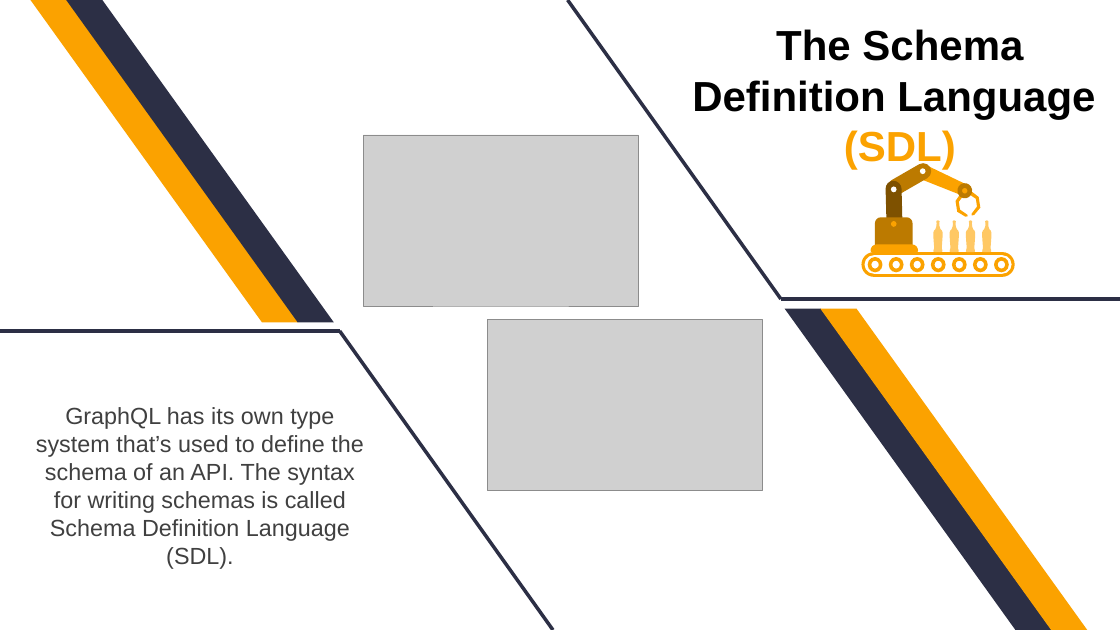
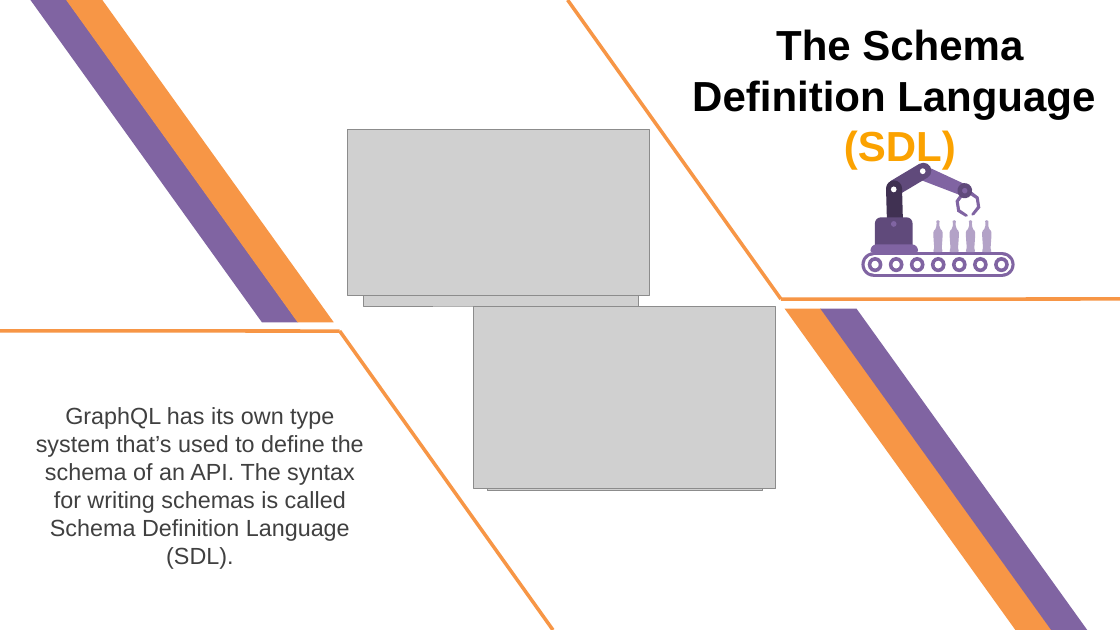
Before and after one commit to thanhlongvl/sportdemo, a slide deck: slide 14 of thuyettrinhgfinal_1.pptx. Drawn at 1120x630 pixels with LibreOffice and Linux fonts; fonts in the diff are those of the drawing; grey boxes stand for pictures. Boxes give left, top, right and bottom in pixels: in the first picture for what was removed or moved away, otherwise in the second. Text is boxed around its words. In the diff, an @@ line names an element or a change of style, - is before the commit and + after.

```diff
--- a/thuyettrinhgfinal_1.pptx
+++ b/thuyettrinhgfinal_1.pptx
@@ parallelogram at box(66, 0, 334, 323): fill #2C2F45 to #F79646 @@
@@ line (568, 0) - (781, 299): stroke #2C2F45 3 pt to #F79646 3 pt @@
@@ picture added at box(348, 130, 650, 296) @@
@@ freeform shape at box(865, 177, 924, 236): fill #7E5100 to #403152; outline redrawn @@
@@ rounded rectangle at box(885, 160, 935, 199): fill #BC7A00 to #604A7B @@
@@ freeform shape at box(955, 192, 968, 217): fill #FBA200 to #8064A2; outline redrawn @@
@@ freeform shape at box(957, 183, 973, 199): fill #BC7A00 to #604A7B; outline redrawn @@
@@ freeform shape at box(970, 191, 981, 215): fill #FBA200 to #8064A2; outline redrawn @@
@@ freeform shape at box(875, 217, 912, 249): fill #BC7A00 to #604A7B; outline redrawn @@
@@ fill #FFC864 to #B3A2C7 in 3 elements at box(933, 220, 943, 252), box(949, 220, 959, 252), box(966, 220, 975, 252) @@
@@ freeform shape at box(982, 220, 991, 252): fill #FFC864 to #B3A2C7; outline redrawn @@
@@ fill #FBA200 to #8064A2 in 6 elements at box(821, 308, 1089, 630), box(30, 0, 298, 323), box(870, 244, 918, 253), box(891, 221, 897, 228), box(919, 165, 971, 199), box(862, 252, 1015, 276) @@
@@ fill #FBA200 to #8064A2; proportions changed in 7 elements at box(868, 257, 883, 272), box(889, 257, 904, 272), box(910, 257, 925, 272), box(931, 257, 946, 272), box(952, 257, 967, 272), box(973, 257, 988, 272), box(994, 257, 1009, 272) @@
@@ line (1120, 299) - (781, 299): stroke #2C2F45 3 pt to #F79646 3 pt @@
@@ picture added at box(474, 306, 776, 489) @@
@@ parallelogram at box(785, 308, 1053, 630): fill #2C2F45 to #F79646 @@
@@ line (0, 331) - (339, 331): stroke #2C2F45 3 pt to #F79646 3 pt @@
@@ line (553, 630) - (339, 331): stroke #2C2F45 3 pt to #F79646 3 pt @@
```
Also in this commit, not shown: 24 other slides changed, 1 slide added.
